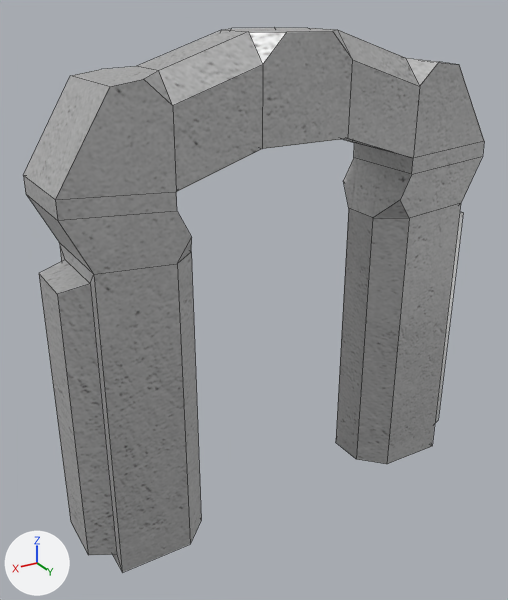
An edit to the Blender file obj/blender-projects/arch.blend, drawn before and after from the same camera.
Rendered twice from a camera (50 mm lens) standing at (7.86, 12.14, 8.75) and looking at (1.19, 1.02, 3.19). Every picture has the same lights, and +X, +Y and +Z are marked at lower left. Mesh edges are drawn as thin lines.
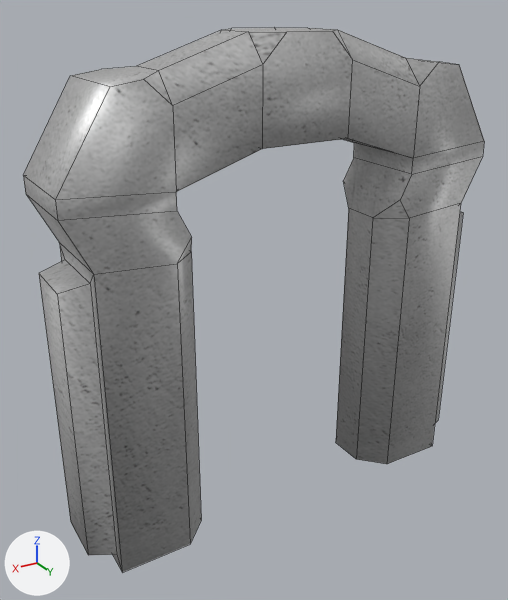
What the commit changed:
me_cube_001 is used by ob_cube; location (0.0, 0.0, 7.18).
me_cube_001 had 108 vertices, 98 faces and spanned x -4.96..4.96, y -1.0..1.0, z -9.5..1.0.
me_cube_001 now has 109 vertices, 98 faces and spans x -4.96..4.96, y -1.0..4.73, z -9.5..1.0.
me_cube_001 part 1: 98 kept faces spanning x -4.96..4.96, y -1.0..1.0, z -9.5..1.0 are now shaded smooth.

What differs and where, as boxes (x1, y1, x2, y2) in the pictures (508 x 600 px):
part 1 of me_cube_001, shading changed: (23, 29, 483, 572) in both
